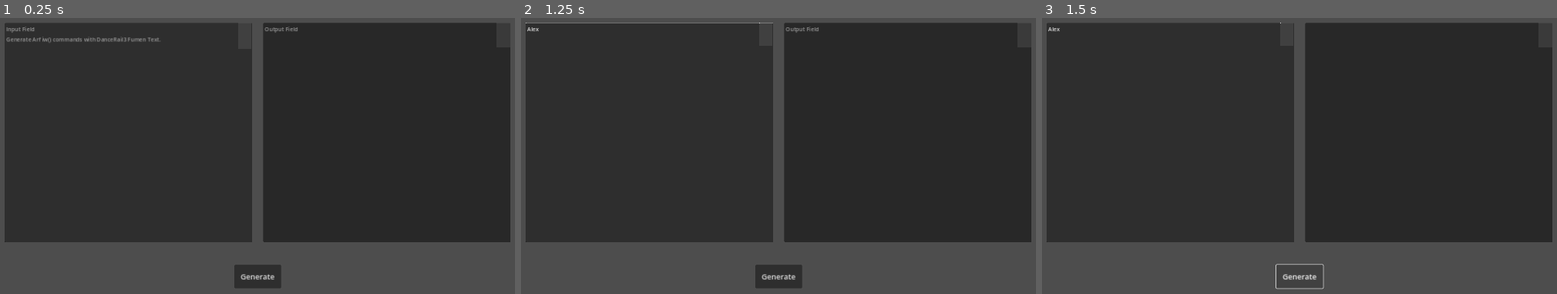
Above: before the commit, frames 1-3 (left to right).
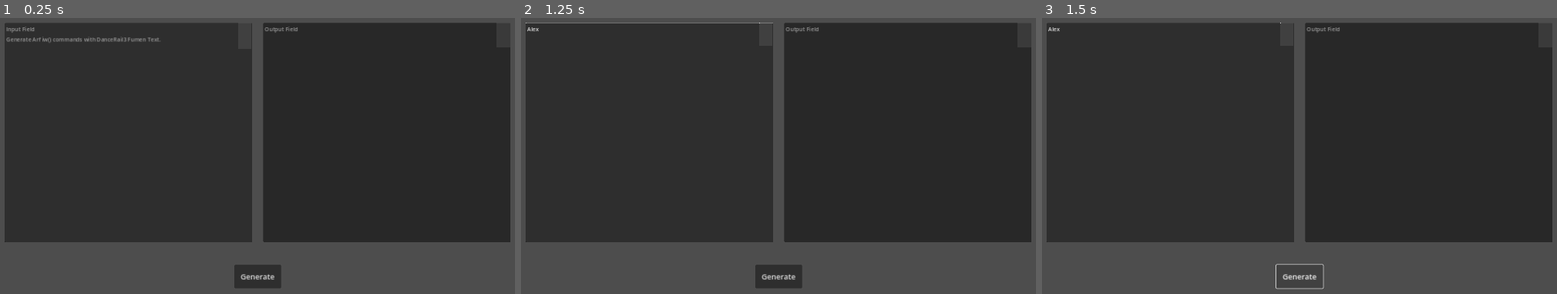
Above: after the commit, the same moments.

Repository: 1dealGas/Arf
Game: Godot game, scene res://Arf-iwlang/iwl.tscn
Same seed, same stepped clock (60 frames per second), same inputs: the game is played once before the commit and once after it. This scene is started directly instead of the project's main scene.
Inputs (mouse positions are in pixels of both pictures, inside the frame that each line leads up to):
- Up to frame 1 (0.25 s): no input
- Up to frame 2 (1.25 s): click (649, 133) at 0.52 s; type "Alex" at 0.6 s
- Up to frame 3 (1.5 s): click "Generate" at 1.25 s

Frames 1-2 are identical in both runs. In frame 3, less than 0.1% of the frame differs, in the area x 51-58%, y 3-6%.
Error after the commit: Compile Error: Identifier not found: iwl (res://Arf-iwlang/iwl.tscn::GDScript_cm2iv:34)

Commit message:
0.53 iwlang: Add "Scale Ratio" Option

Diff:
--- a/Arf-iwlang/iwl.tscn
+++ b/Arf-iwlang/iwl.tscn
@@ -1,13 +1,18 @@
-[gd_scene load_steps=2 format=3 uid="uid://dnf6et2f4gvqj"]
+[gd_scene load_steps=2 format=3 uid="uid://bcox4l0k4scck"]
 
 [sub_resource type="GDScript" id="GDScript_cm2iv"]
 resource_name = "Script"
 script/source = "extends Control
+class_name iwl
 
 @export_range(5.0,7.0) var radius:float = 6.0
+@export_range(0.1,1.0) var scale_ratio:float = 1.0
 const RETURN:String = \"\\n\"
 const IW_DEFAULT:String = \"\\tiw(%s, 1, %s)\\n\"
 const IW_RADIUS:String = \"\\tiw(%s, 1, %s, 0, %s)\\n\"
+
+static var _sr:float = 1.0
+func _init(): _sr = scale_ratio
 
 class DRNote:
 	extends RefCounted
@@ -30,7 +35,7 @@
 			16: type = 10
 			_: type = 0
 		bartime = iarr[2]
-		pos = iarr[3] + iarr[4] / 2.0
+		pos = 8 + (iarr[3] + iarr[4]/2.0 - 8) * iwl._sr
 
 func sorter(a:DRNote, b:DRNote) -> bool:
 	if a.bartime <= b.bartime:
@@ -47,6 +52,7 @@
 
 	for i in range( lines.size() ):
 		if lines[i].begins_with(\"<\"):
+
 			tmp = DRNote.new(lines[i])
 			var tmpkey:int = int(tmp.pos*1009) + int(tmp.bartime*100003)
 			if not has.has(tmpkey):
